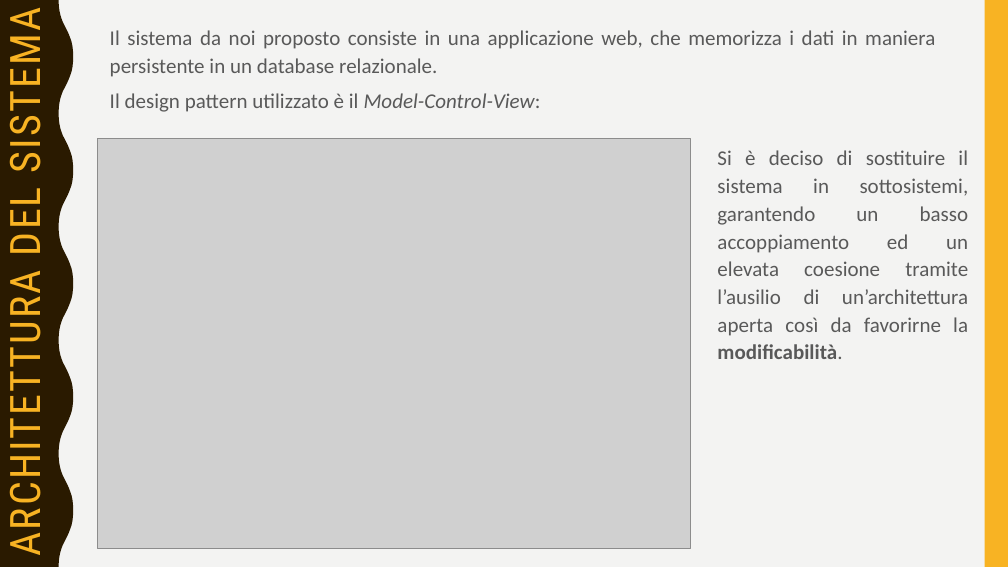
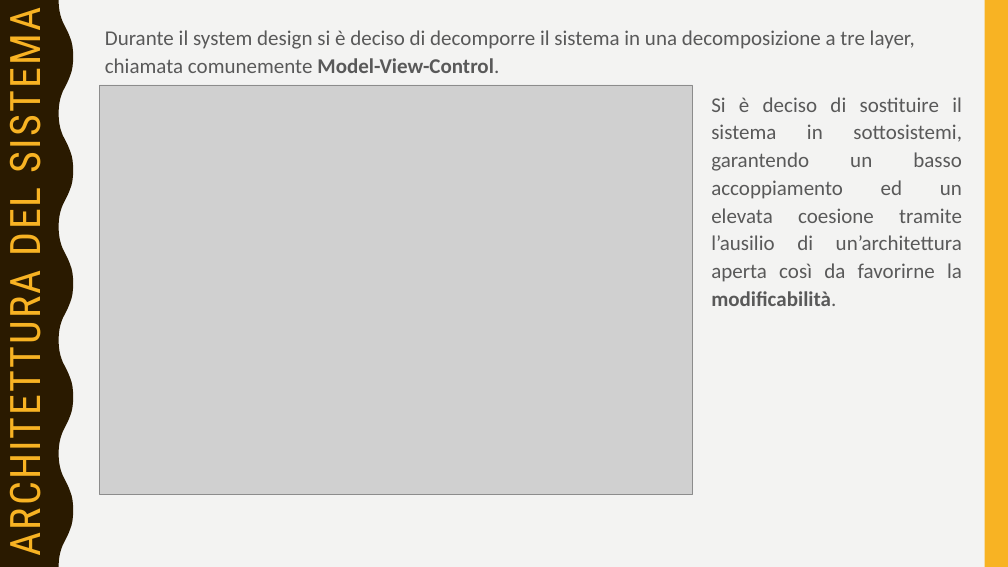
Before and after one commit to sfarina12/NC_05, a slide deck: slide 4 of Presentazione_Seconda consegna/2021_Presentazione_NC08.pptx (slide 3 before the commit). Drawn at 1008x567 pixels with LibreOffice and Linux fonts; fonts in the diff are those of the drawing; grey boxes stand for pictures. Boxes give left, top, right and bottom in pixels: in the first picture for what was removed or moved away, otherwise in the second. Text is boxed around its words. In the diff, an @@ line names an element or a change of style, - is before the commit and + after.

```diff
--- a/Presentazione_Seconda consegna/2021_Presentazione_NC08.pptx
+++ b/Presentazione_Seconda consegna/2021_Presentazione_NC08.pptx
@@ text at box(105, 30, 915, 73): text changed @@
-Il sistema da noi proposto consiste in una applicazione web, che memorizza i dati in maniera persistente in un database relazionale.
-Il design pattern utilizzato è il Model-Control-View:
+Durante il system design si è deciso di decomporre il sistema in una decomposizione a tre layer, chiamata comunemente Model-View-Control.
@@ picture: place and size @@
-picture at box(98, 138, 690, 548)
+picture at box(100, 85, 693, 495)
@@ text "Si è deciso di sostituire ...": place and size @@
-text "Si è deciso di sostituire ..." at box(717, 150, 969, 359)
+text "Si è deciso di sostituire ..." at box(711, 97, 962, 306)
```
Also in this commit, not shown: 2 other slides changed, 10 slides added, 4 slides removed, 1 other file.
